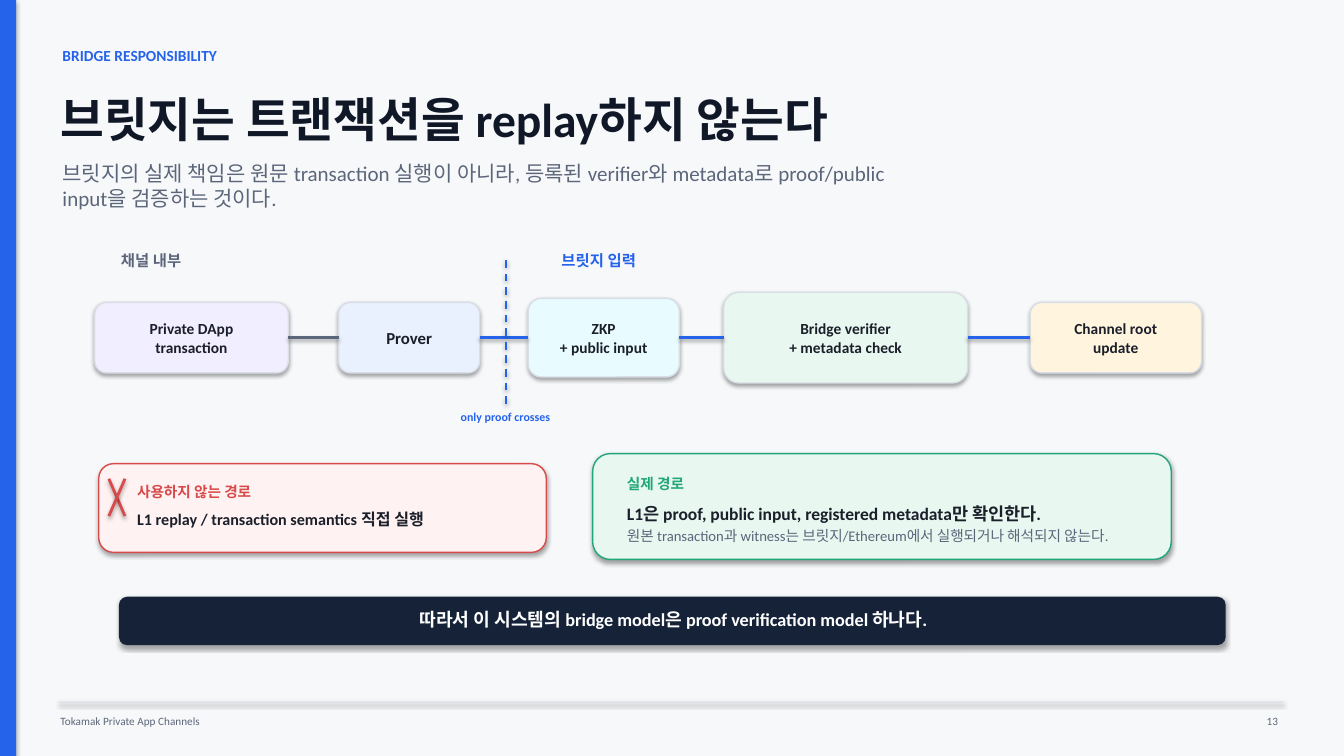
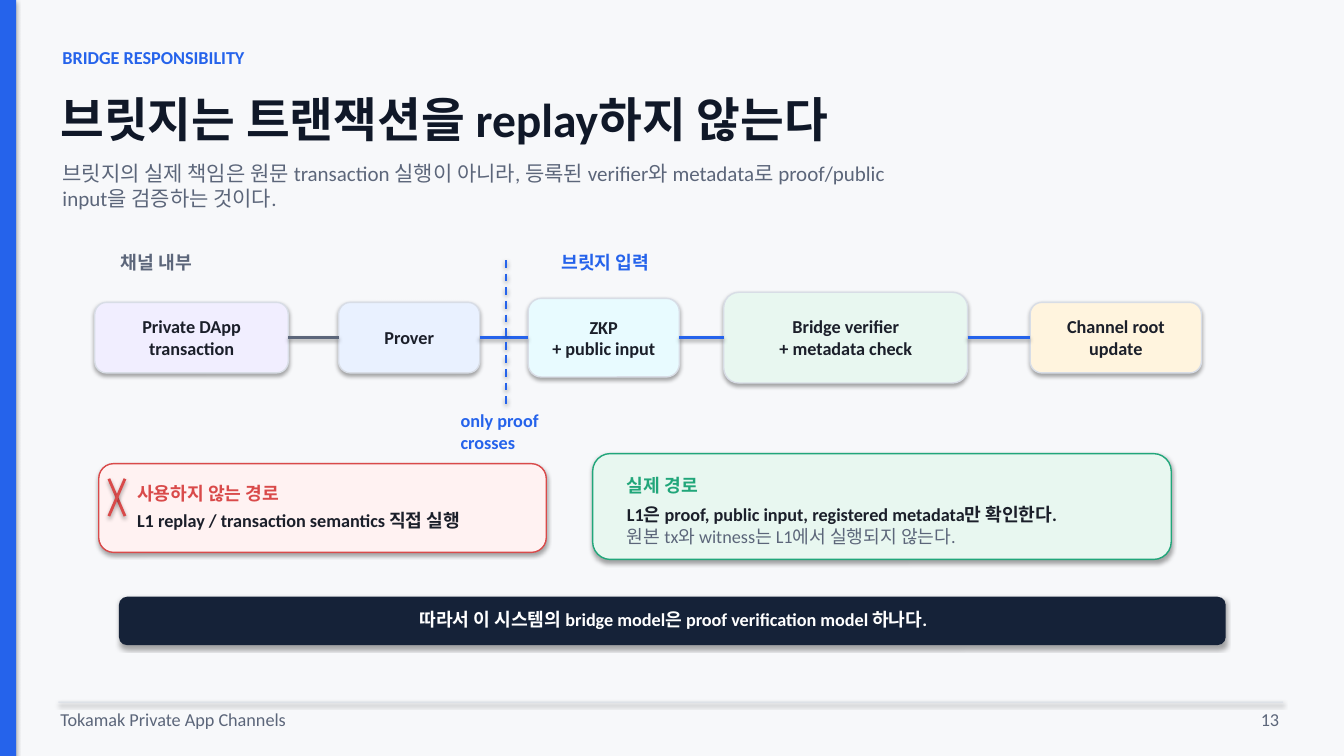
Before and after one commit to tokamak-network/Tokamak-zk-EVM-contracts, a slide deck: slide 13 of bridge/docs/dev/spec.pptx. Drawn at 1344x756 pixels with LibreOffice and Linux fonts; fonts in the diff are those of the drawing. Boxes give left, top, right and bottom in pixels: in the first picture for what was removed or moved away, otherwise in the second. Text is boxed around its words. In the diff, an @@ line names an element or a change of style, - is before the commit and + after.

Commit message:
Increase deck minimum text size

```diff
--- a/bridge/docs/dev/spec.pptx
+++ b/bridge/docs/dev/spec.pptx
@@ text "Prover" at (384, 332, 434, 344): size 12 to 13 pt @@
@@ size 11 to 13 pt in 7 elements at (62, 52, 245, 64), (121, 253, 191, 271), (561, 253, 649, 271), (142, 320, 241, 355), (565, 322, 655, 358), (792, 320, 912, 355), (1067, 320, 1165, 358) @@
@@ text "only proof crosses" at (461, 414, 538, 449): size 8.5 to 13 pt @@
@@ text "실제 경로" at (627, 476, 697, 494): size 10.5 to 13 pt @@
@@ text "사용하지 않는 경로" at (137, 484, 279, 502): size 10.5 to 13 pt @@
@@ text "L1 replay / transaction semantics ..." at (137, 511, 460, 530): size 11.5 to 13 pt @@
@@ text "L1은 proof, public input, registered ..." at (627, 505, 1057, 524): size 12.5 to 13 pt @@
@@ text at (627, 528, 956, 545): text changed; size 10.5 to 13 pt @@
-원본 transaction과 witness는 브릿지/Ethereum에서 실행되거나 해석되지 않는다.
+원본 tx와 witness는 L1에서 실행되지 않는다.
@@ text "Tokamak Private App Channels" at (60, 713, 286, 729): size 8 to 13 pt @@
@@ text "13" at (1261, 714, 1279, 726): size 8 to 13 pt @@
```
Also in this commit, not shown: 26 other slides changed.
